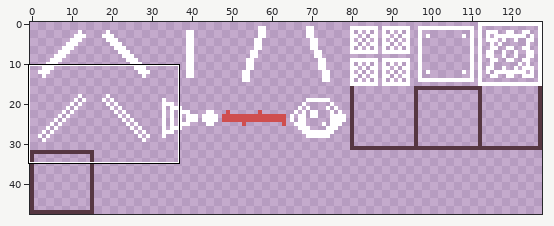
Two versions of one sprite sheet, beam_time/assets/tilemap.png. Above: a wide view before the commit, with the close-up outlined.
Close-up. Before the commit:
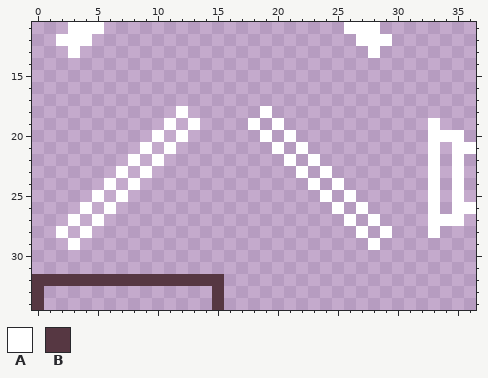
The file is 128x48 pixels. Shown: x 0..36, y 11..34. The commit also changed other parts of the picture, which this record leaves out.
Palette (. is transparent): A #ffffff  B #563742
Pixels before, first column x 0:
11 ...AAA....................AAA........
12 ..AAA......................AAA.......
13 ...A........................A........
14 .....................................
15 .....................................
16 .....................................
17 .....................................
18 ............A......A.................
19 ...........A.A....A.A............A...
20 ..........A.A......A.A...........AAA.
21 .........A.A........A.A..........A.AA
22 ........A.A..........A.A.........A.A.
23 .......A.A............A.A........A.A.
24 ......A.A..............A.A.......A.A.
25 .....A.A................A.A......A.A.
26 ....A.A..................A.A.....A.AA
27 ...A.A....................A.A....AAA.
28 ..A.A......................A.A...A...
29 ...A........................A........
30 .....................................
31 .....................................
32 BBBBBBBBBBBBBBBB.....................
33 B..............B.....................
34 B..............B.....................
Once edited:
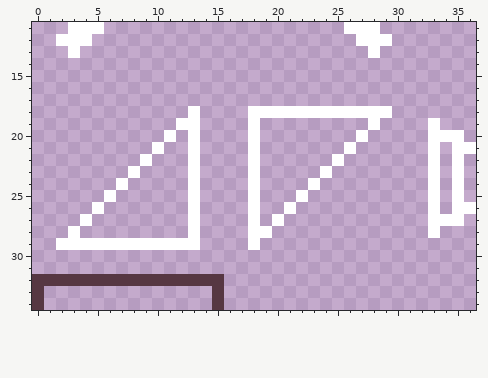
The exact change:
{"y":18,"x":12,"old":"A.","new":".A"}
{"y":18,"x":18,"old":".","new":"A"}
{"y":18,"x":20,"old":"..........","new":"AAAAAAAAAA"}
{"y":19,"x":11,"old":"A.","new":".A"}
{"y":19,"x":20,"old":"A","new":"."}
{"y":19,"x":28,"old":".","new":"A"}
{"y":20,"x":10,"old":"A.A.","new":".A.A"}
{"y":20,"x":18,"old":".A","new":"A."}
{"y":20,"x":21,"old":"A","new":"."}
{"y":20,"x":27,"old":".","new":"A"}
{"y":21,"x":9,"old":"A.A","new":".A."}
{"y":21,"x":13,"old":".","new":"A"}
{"y":21,"x":18,"old":".","new":"A"}
{"y":21,"x":20,"old":"A","new":"."}
{"y":21,"x":22,"old":"A","new":"."}
{"y":21,"x":26,"old":".","new":"A"}
{"y":22,"x":8,"old":"A.A","new":".A."}
{"y":22,"x":13,"old":".","new":"A"}
{"y":22,"x":18,"old":".","new":"A"}
{"y":22,"x":21,"old":"A","new":"."}
{"y":22,"x":23,"old":"A","new":"."}
{"y":22,"x":25,"old":".","new":"A"}
{"y":23,"x":7,"old":"A.A","new":".A."}
{"y":23,"x":13,"old":".","new":"A"}
{"y":23,"x":18,"old":".","new":"A"}
{"y":23,"x":22,"old":"A","new":"."}
{"y":24,"x":6,"old":"A.A","new":".A."}
{"y":24,"x":13,"old":".","new":"A"}
{"y":24,"x":18,"old":".","new":"A"}
{"y":24,"x":25,"old":"A","new":"."}
{"y":25,"x":5,"old":"A.A","new":".A."}
{"y":25,"x":13,"old":".","new":"A"}
{"y":25,"x":18,"old":".","new":"A"}
{"y":25,"x":22,"old":".","new":"A"}
{"y":25,"x":24,"old":"A","new":"."}
{"y":25,"x":26,"old":"A","new":"."}
{"y":26,"x":4,"old":"A.A","new":".A."}
{"y":26,"x":13,"old":".","new":"A"}
{"y":26,"x":18,"old":".","new":"A"}
{"y":26,"x":21,"old":".","new":"A"}
{"y":26,"x":25,"old":"A","new":"."}
{"y":26,"x":27,"old":"A","new":"."}
{"y":27,"x":3,"old":"A.A","new":".A."}
{"y":27,"x":13,"old":".","new":"A"}
{"y":27,"x":18,"old":".","new":"A"}
{"y":27,"x":20,"old":".","new":"A"}
{"y":27,"x":26,"old":"A","new":"."}
{"y":27,"x":28,"old":"A","new":"."}
{"y":28,"x":2,"old":"A.A","new":".A."}
{"y":28,"x":13,"old":".","new":"A"}
{"y":28,"x":18,"old":"..","new":"AA"}
{"y":28,"x":27,"old":"A","new":"."}
{"y":28,"x":29,"old":"A","new":"."}
{"y":29,"x":2,"old":".","new":"A"}
{"y":29,"x":4,"old":"..........","new":"AAAAAAAAAA"}
{"y":29,"x":18,"old":".","new":"A"}
{"y":29,"x":28,"old":"A","new":"."}
